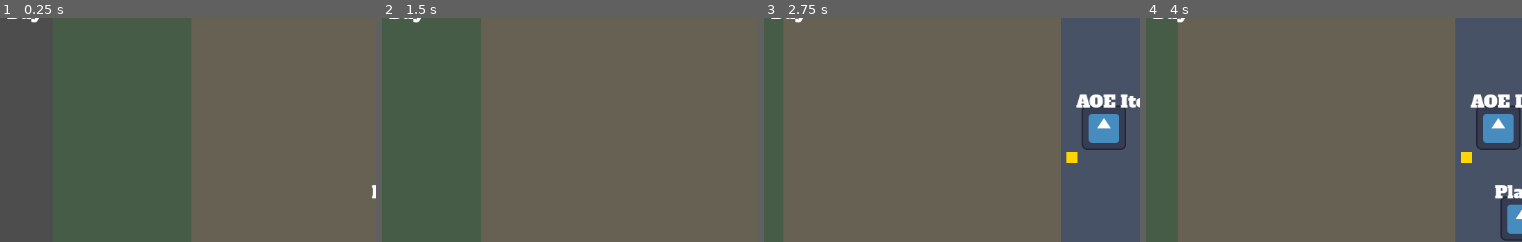
Above: before the commit, frames 1-4 (left to right).
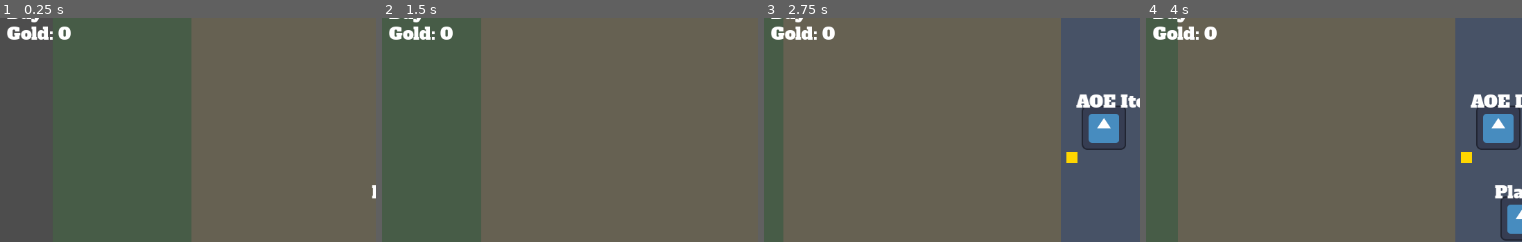
Above: after the commit, the same moments.

Repository: poga/dark-sea
Game: Godot game, scene res://scenes/game/main.tscn
Two runs of this game, one before a commit and one after it. Both use one fixed random seed, a clock stepped at 60 frames per second and the inputs below. The project has no main scene, so this scene is started directly. The engine's default icon, where the game draws it, is replaced by a stand-in: a white triangle on a blue panel in a dark square.
Inputs (mouse positions are % of the whole screen's width and height, from its top left):
- Up to frame 1 (0.25 s): no input
- Up to frame 2 (1.5 s): tap Enter at 0.5 s; move the mouse to (76, 45) at 0.52 s; hold D (move_right) 0.53-1.25 s; hold Space (interact) 0.53-1.25 s; click (76, 45) at 0.67 s; drag from (32, 55) to (7, 50) at 1.27 s
- Up to frame 3 (2.75 s): move the mouse to (64, 28) at 2.02 s; hold D (move_right) from 2.03 s (still down); tap Alt at 2.1 s
- Up to frame 4 (4 s): release D (move_right) at 2.75 s; drag from (48, 70) to (58, 50) at 2.77 s; move the mouse to (85, 65) at 3.52 s; hold A (move_left) from 3.53 s (still down); hold Space (interact) from 3.53 s (still down)
The pictures show only the part of the screen within x 0-50%, y 5-55%; the shares and areas given below are measured in that part.

The runs differ from the first frame. In frame 1, 0.7% of the frame differs, in the area x 1-19%, y 3-10%; in frame 2, 0.7%; in frame 3, 0.7%; in frame 4, 0.7%.

Commit message:
feat: add gold UI label showing current gold count
Co-Authored-By: Claude Opus 4.6 <noreply@anthropic.com>

Diff:
--- /dev/null
+++ b/scenes/game/gold_label.gd
@@ -0,0 +1,8 @@
+extends Label
+
+func _ready() -> void:
+	GameManager.gold_changed.connect(_on_gold_changed)
+	text = "Gold: 0"
+
+func _on_gold_changed(new_amount: int) -> void:
+	text = "Gold: " + str(new_amount)
--- a/scenes/game/main.tscn
+++ b/scenes/game/main.tscn
@@ -9,6 +9,7 @@
 [ext_resource type="Script" path="res://scenes/game/item_spawner.gd" id="9"]
 [ext_resource type="Script" path="res://scenes/game/phase_label.gd" id="10"]
 [ext_resource type="Script" path="res://scenes/game/gold_spawner.gd" id="11"]
+[ext_resource type="Script" path="res://scenes/game/gold_label.gd" id="12"]
 
 [sub_resource type="RectangleShape2D" id="RectangleShape2D_1"]
 size = Vector2(400, 600)
@@ -59,3 +60,10 @@
 offset_right = 110.0
 offset_bottom = 40.0
 script = ExtResource("10")
+
+[node name="GoldLabel" type="Label" parent="UI"]
+offset_left = 10.0
+offset_top = 40.0
+offset_right = 150.0
+offset_bottom = 70.0
+script = ExtResource("12")
Not shown: 1 places in scenes/game/main.tscn that only renumber resources
